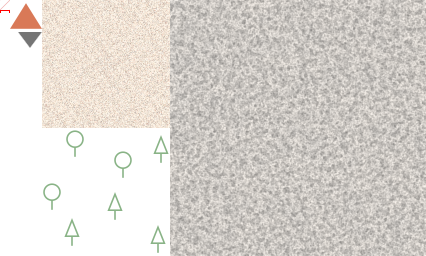
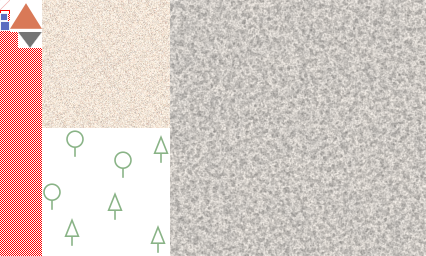
Two versions of the same layered image (426 x 256). Layer-by-layer changes:
added layer "_" above "cliff" over [left=0, top=13, right=42, bottom=256]
added layer "station" over [left=0, top=13, right=10, bottom=31]
